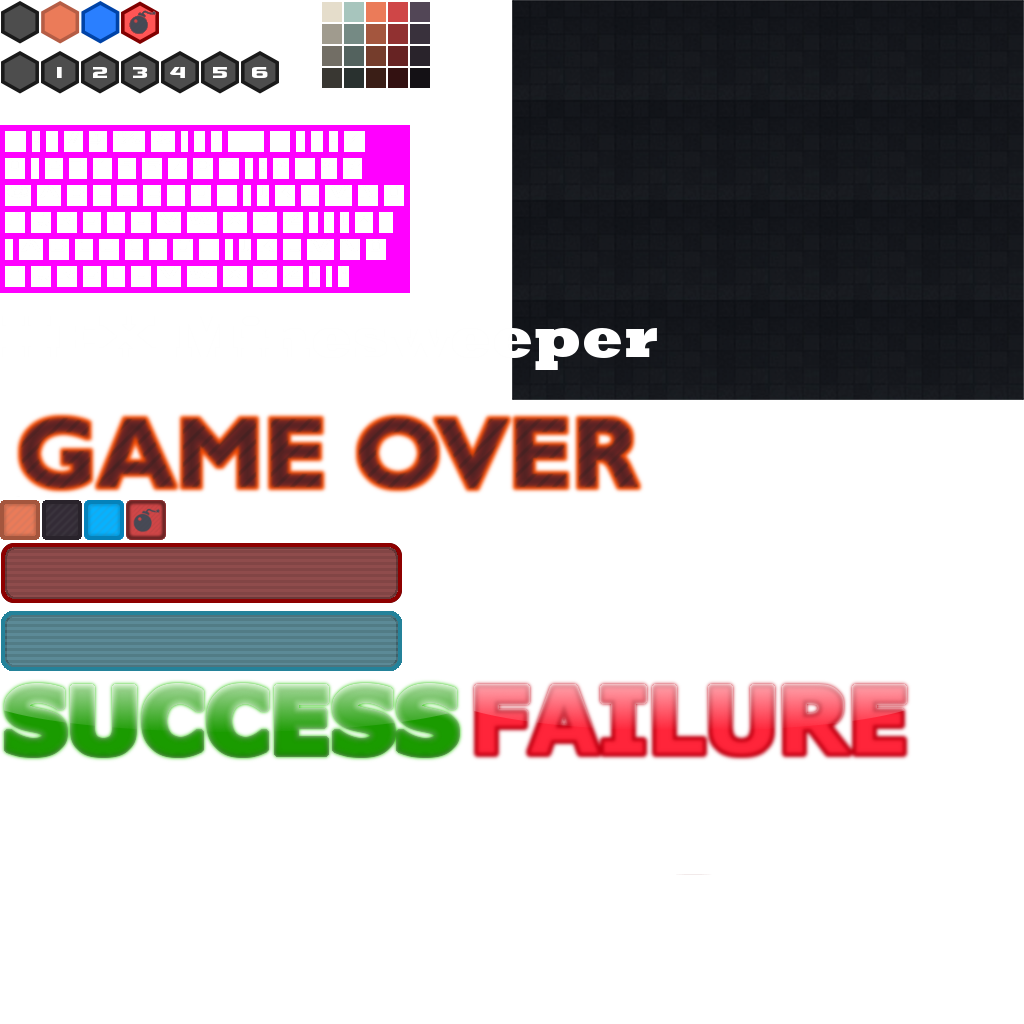
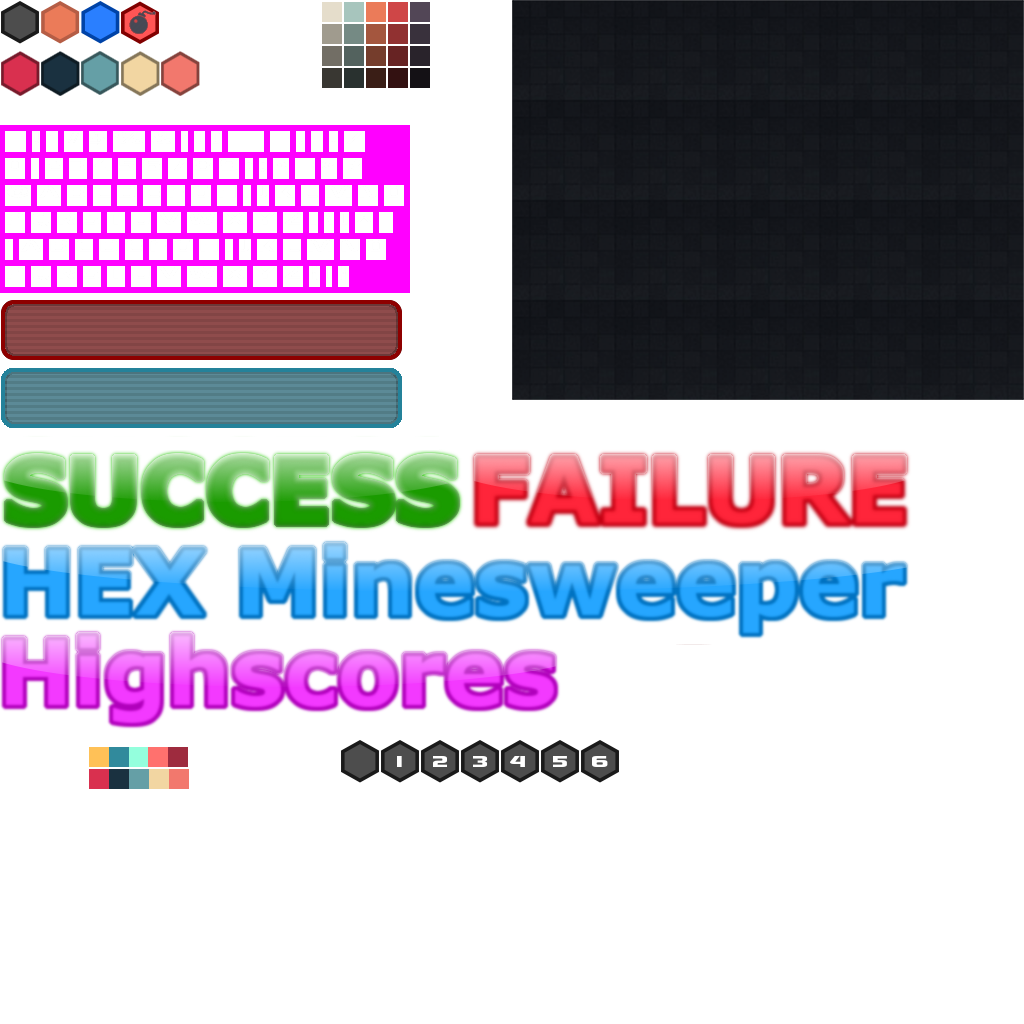
Layered file, before and after one edit (w=1024, h=1024). Changes by layer:
removed layer "Stripes" (was 20%) over [4, 495, 120, 536]
removed layer "Ebene #4" (was 25%) over [20, 417, 639, 490]
removed layer "Ebene #3" (was 30%) over [21, 418, 634, 488]
removed layer "Ebene #9" over [16, 413, 642, 493]
removed layer "Ebene #10" over [13, 410, 646, 496]
removed layer "HEX Minesweeper" over [2, 316, 657, 370]
removed layer "Ebene #6" over [57, 67, 268, 78]
painted on "Ebene #1" over [0, 51, 911, 875]
